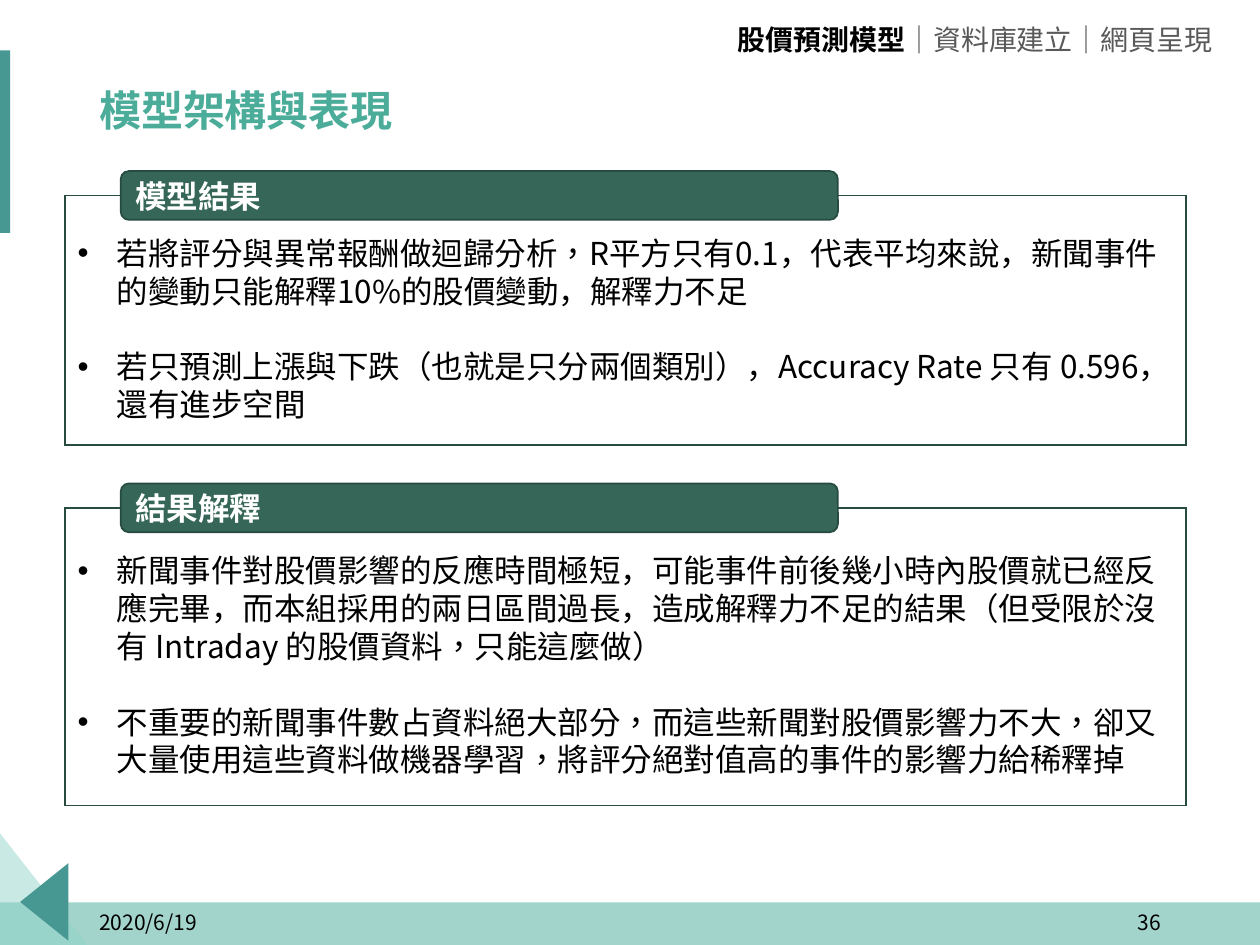
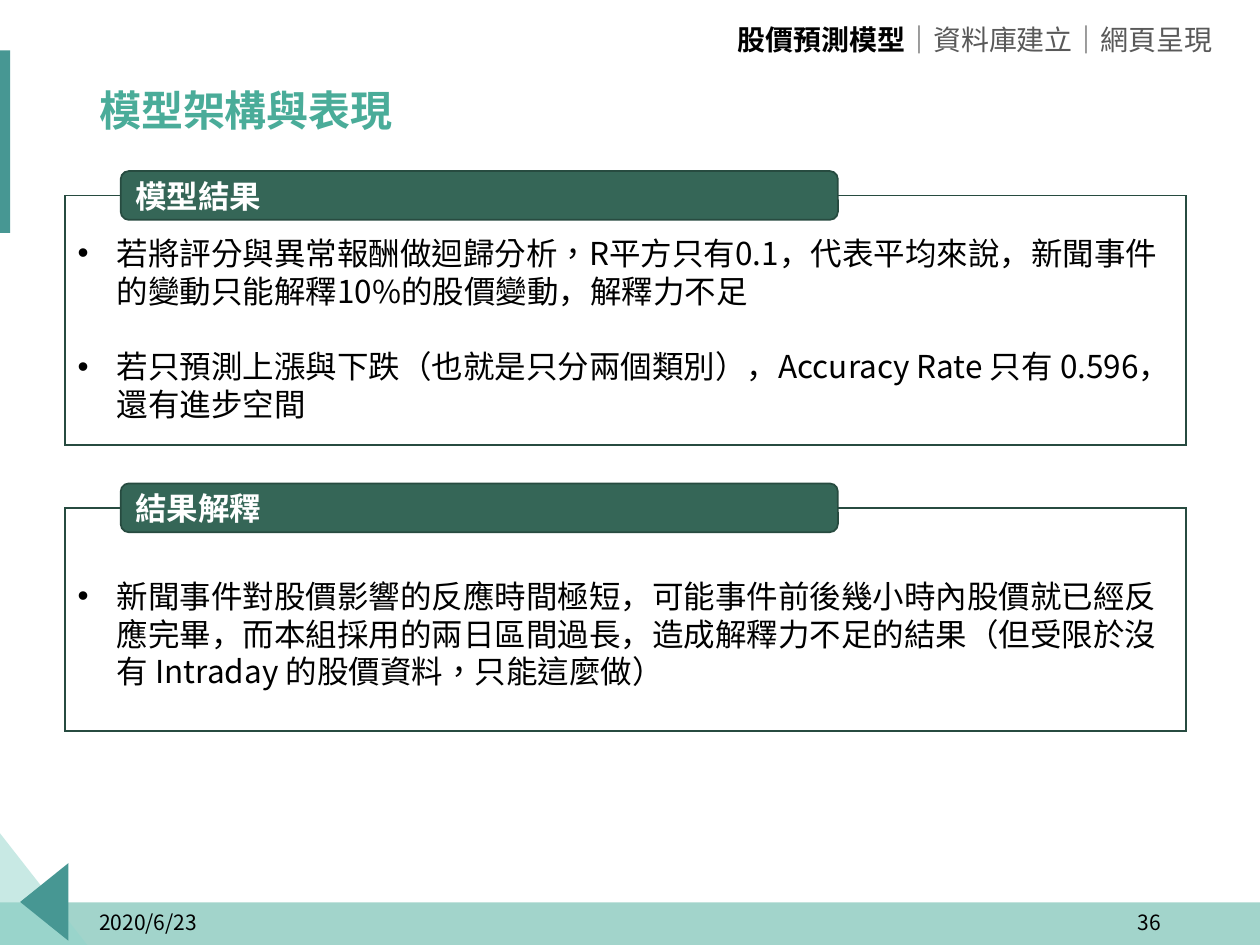
Before and after one commit to p314008dsa/Text-mining, a slide deck: slide 36 of 報告擋/玉山_題目一_組別二.pptx. Drawn at 1260x945 pixels with LibreOffice and Linux fonts; fonts in the diff are those of the drawing; background and template pictures are left out. Boxes give left, top, right and bottom in pixels: in the first picture for what was removed or moved away, otherwise in the second. Text is boxed around its words. In the diff, an @@ line names an element or a change of style, - is before the commit and + after.

Commit message:
PPT

```diff
--- a/報告擋/玉山_題目一_組別二.pptx
+++ b/報告擋/玉山_題目一_組別二.pptx
@@ rectangle: place and size @@
-rectangle at [66, 508, 1187, 805]
+rectangle at [66, 508, 1187, 731]
@@ text "新聞事件對股價影響的反應時間極短，可能事件前後幾小時內股價就已經反應完畢，而本組採用的兩日區間過長，造成解釋力不足的結果 ...": place and size @@
-text "新聞事件對股價影響的反應時間極短，可能事件前後幾小時內股價就已經反應完畢，而本組採用的兩日區間過長，造成解釋力不足的結果 ..." at [117, 555, 1157, 774]
+text "新聞事件對股價影響的反應時間極短，可能事件前後幾小時內股價就已經反應完畢，而本組採用的兩日區間過長，造成解釋力不足的結果 ..." at [117, 581, 1157, 691]
@@ text at [117, 707, 1157, 774]: paragraph removed @@
-• 不重要的新聞事件數占資料絕大部分，而這些新聞對股價影響力不大，卻又大量使用這些資料做機器學習，將評分絕對值高的事件的影響力給稀釋掉
@@ text at [99, 913, 197, 934]: text changed @@
-2020/6/19
+2020/6/23
```
Also in this commit, not shown: 34 other slides changed, 2 other files.
